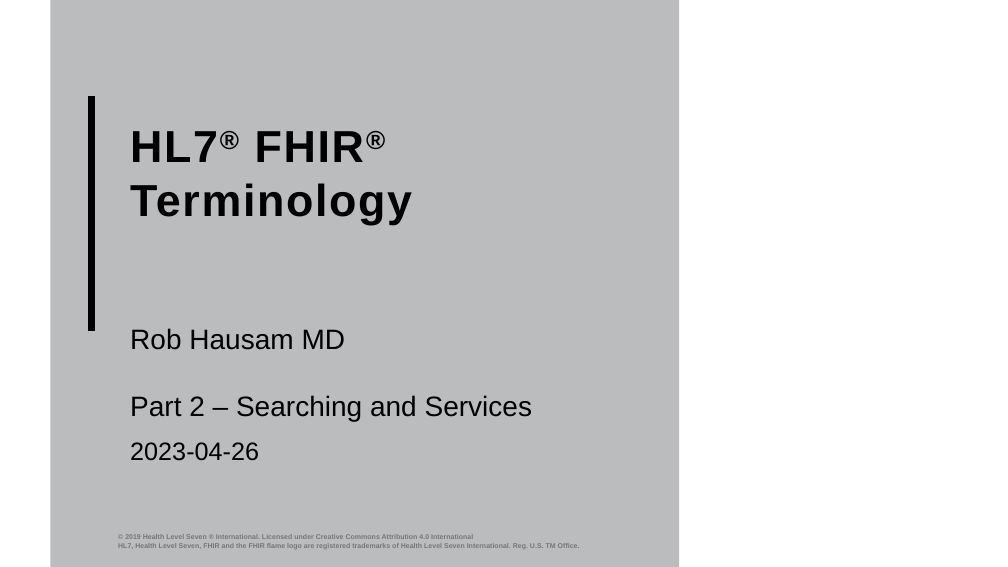
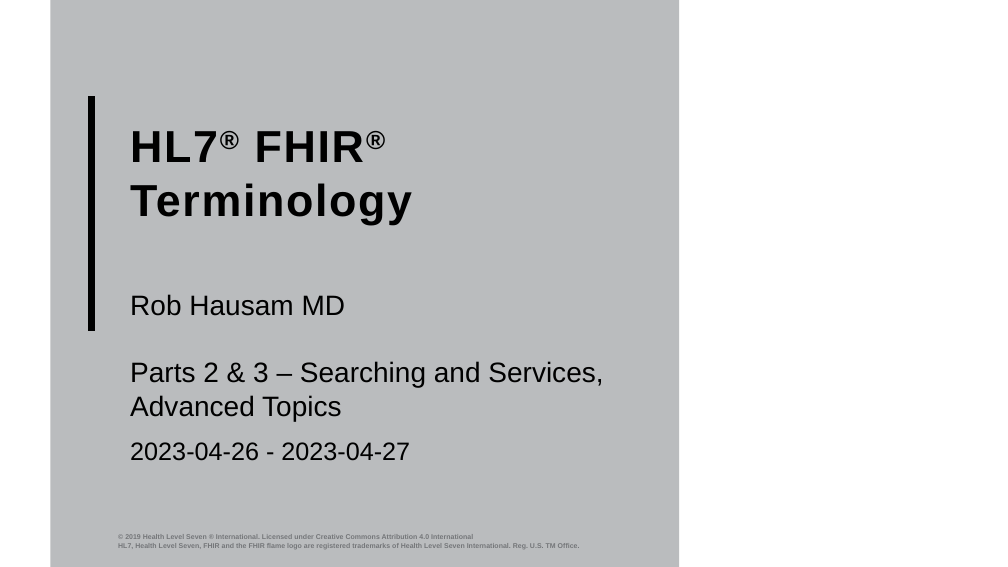
Before and after one commit to FHIR/documents, a slide deck: slide 1 of presentations/2023-04 Webinars/FHIR-Terminology-Part-2-2023-04-26.pptx. Drawn at 1008x567 pixels with LibreOffice and Linux fonts; fonts in the diff are those of the drawing; background and template pictures are left out. Boxes give left, top, right and bottom in pixels: in the first picture for what was removed or moved away, otherwise in the second. Text is boxed around its words. In the diff, an @@ line names an element or a change of style, - is before the commit and + after.

```diff
--- a/presentations/2023-04 Webinars/FHIR-Terminology-Part-2-2023-04-26.pptx
+++ b/presentations/2023-04 Webinars/FHIR-Terminology-Part-2-2023-04-26.pptx
@@ text at [130,361,603,421]: text changed @@
-Part 2 – Searching and Services
+Parts 2 & 3 – Searching and Services, Advanced Topics
@@ text at [130,442,410,461]: text changed @@
-2023-04-26
+2023-04-26 - 2023-04-27
```
Also in this commit, not shown: 1 other slide changed.
